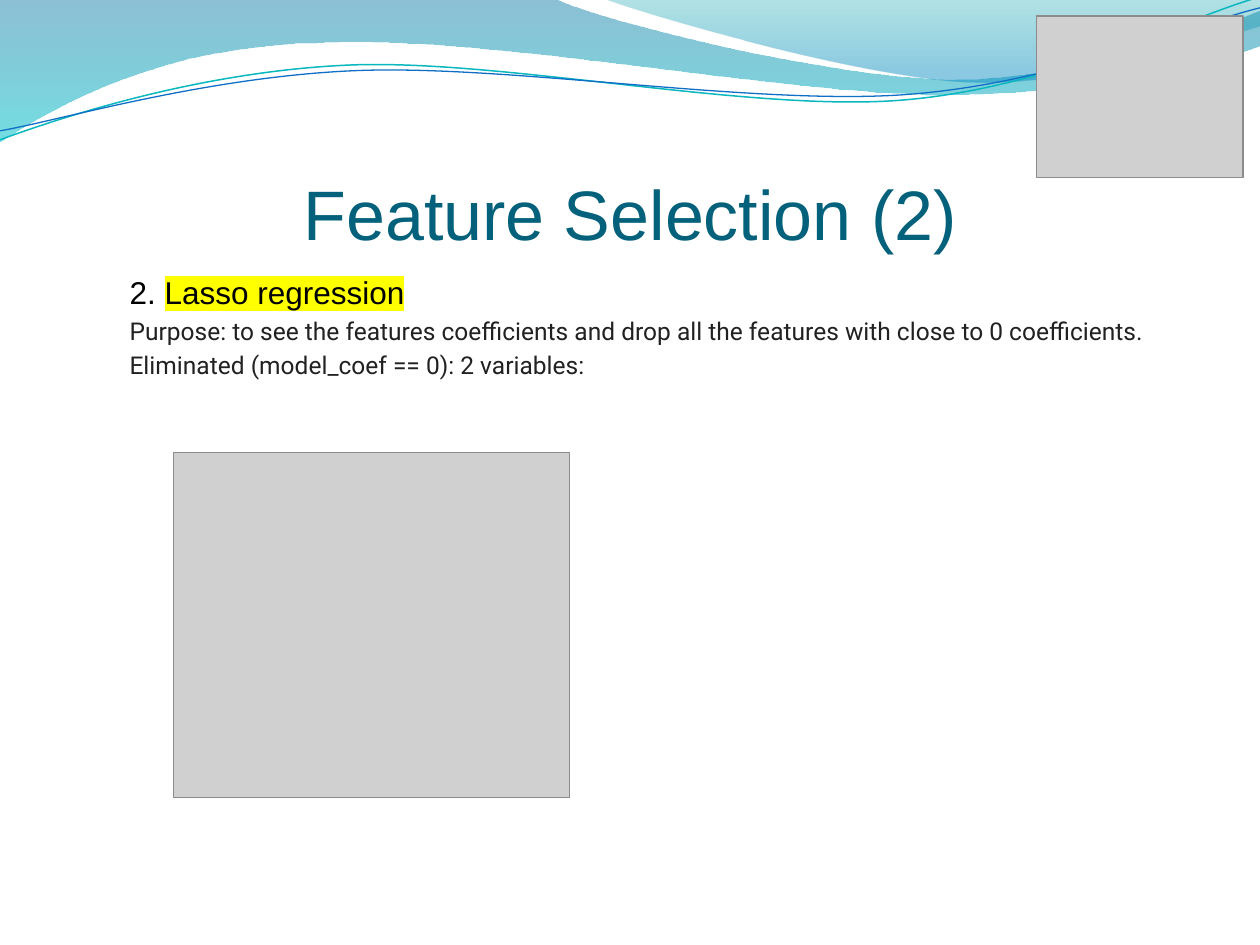
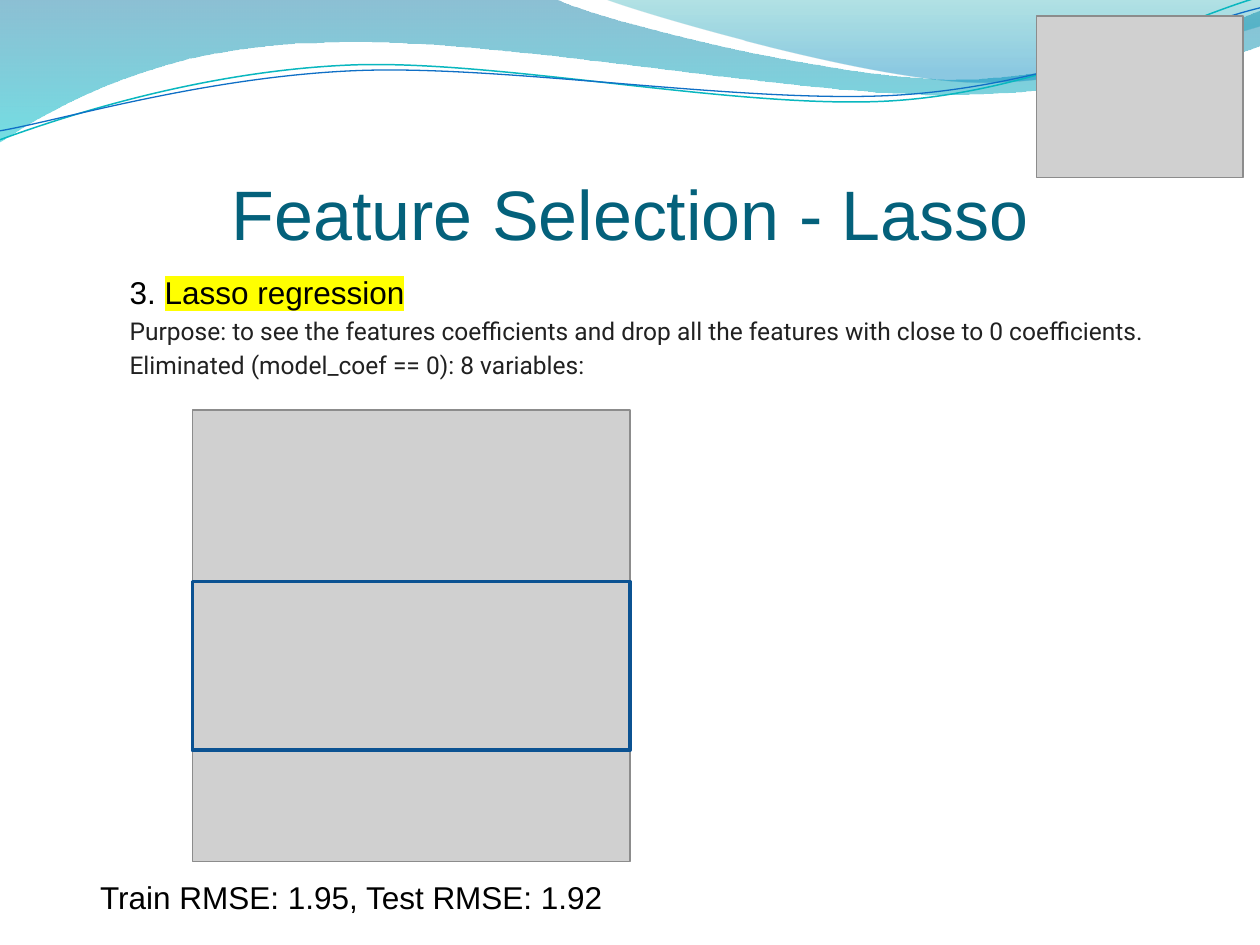
Before and after one commit to linoybar/Regression_Python_Project, a slide deck: slide 10 of Regression Project presentation.pptx (slide 8 before the commit). Drawn at 1260x945 pixels with LibreOffice and Linux fonts; fonts in the diff are those of the drawing; grey boxes stand for pictures; background and template pictures are left out. Boxes give left, top, right and bottom in pixels: in the first picture for what was removed or moved away, otherwise in the second. Text is boxed around its words. In the diff, an @@ line names an element or a change of style, - is before the commit and + after.

```diff
--- a/Regression Project presentation.pptx
+++ b/Regression Project presentation.pptx
@@ title at [232,189,1029,241]: text changed @@
-Feature Selection (2)
+Feature Selection - Lasso
@@ text at [130,281,404,310]: text changed @@
-  2. Lasso regression
+  3. Lasso regression
@@ text at [130,354,584,380]: text changed @@
-  Eliminated (model_coef == 0): 2 variables:
+  Eliminated (model_coef == 0): 8 variables:
@@ picture: place and size @@
-picture at [174,452,571,798]
+picture at [193,410,630,861]
@@ rectangle added at [193,582,630,751], outline #0B5292 2 pt @@
@@ text added at [100,886,602,913], 18 pt, text #000000 @@
+  Train RMSE: 1.95, Test RMSE: 1.92
```
Also in this commit, not shown: 13 other slides changed, 4 slides added, 1 slide removed.
